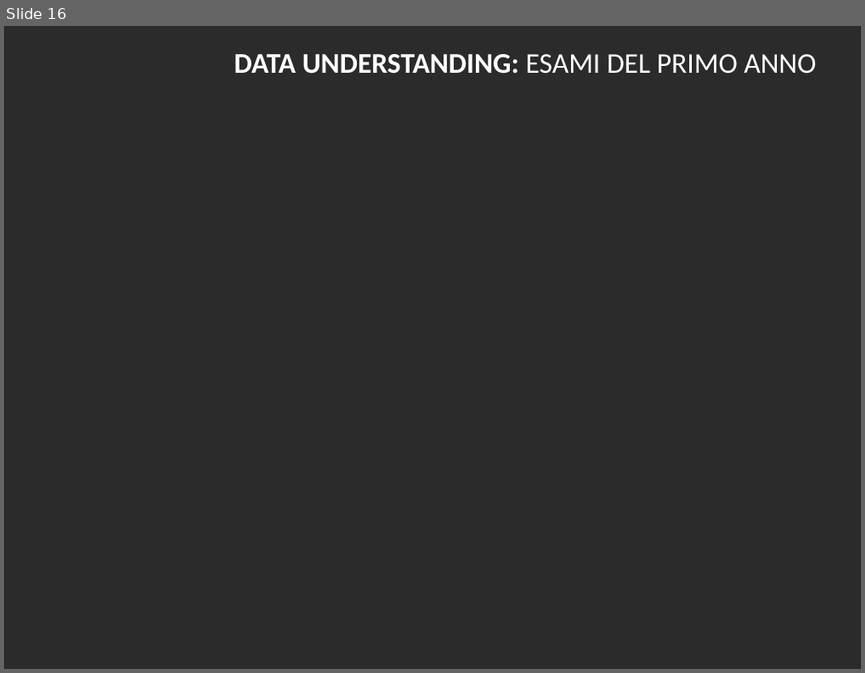
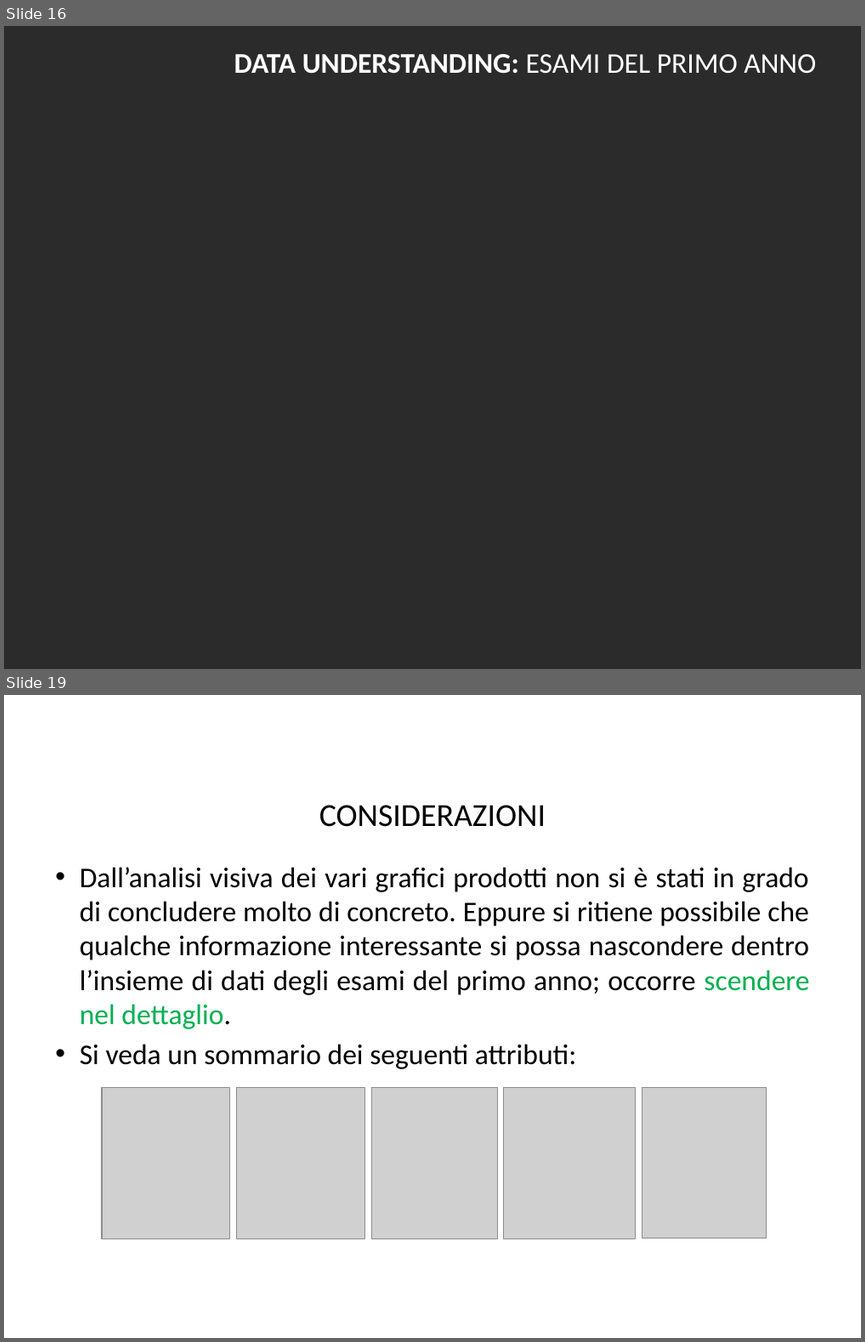
Before and after one commit to BlacknDecker/unifi, a slide deck: relazione.pptx. Shown one above the other, each under a label of ours: slide 16 before the commit, slides 16 and 19 after it; the slides between them are not shown. The pictures are 865x673 and 865x1342 pixels, drawn with LibreOffice and Linux fonts; fonts in the diff are those of the drawing; grey boxes stand for pictures; background and template pictures are left out; a plain dark background stands for a picture behind light text. Boxes give left, top, right and bottom in pixels: in the first picture for what was removed or moved away, otherwise in the second. Text is boxed around its words. In the diff, an @@ line names an element or a change of style, - is before the commit and + after.

```diff
--- a/relazione.pptx
+++ b/relazione.pptx
@@ slide 19 added at <box>4,695,861,1338</box>, background #FFFFFF @@
@@ title added at <box>319,805,545,827</box>, 27 pt, text #000000 @@
+CONSIDERAZIONI
@@ text added at <box>80,867,809,1069</box>, 24 pt, text #000000 @@
+• Dall’analisi visiva dei vari grafici prodotti non si è stati in grado di concludere molto di concreto. Eppure si ritiene possibile che qualche informazione interessante si possa nascondere dentro l’insieme di dati degli esami del primo anno; occorre scendere nel dettaglio.
+• Si veda un sommario dei seguenti attributi:
@@ text added at <box>336,970,600,995</box>, 24 pt, text #FFFFFF, bold @@
+DATA UNDERSTANDING: ESAMI DEL PRIMO ANNO
@@ picture added at <box>102,1088,230,1238</box> @@
@@ picture added at <box>237,1088,365,1238</box> @@
@@ picture added at <box>371,1088,498,1238</box> @@
@@ picture added at <box>504,1088,636,1238</box> @@
@@ picture added at <box>642,1088,766,1237</box> @@
```
Also in this commit, not shown: 2 slides changed, 3 other slides added, 1 slide removed.
